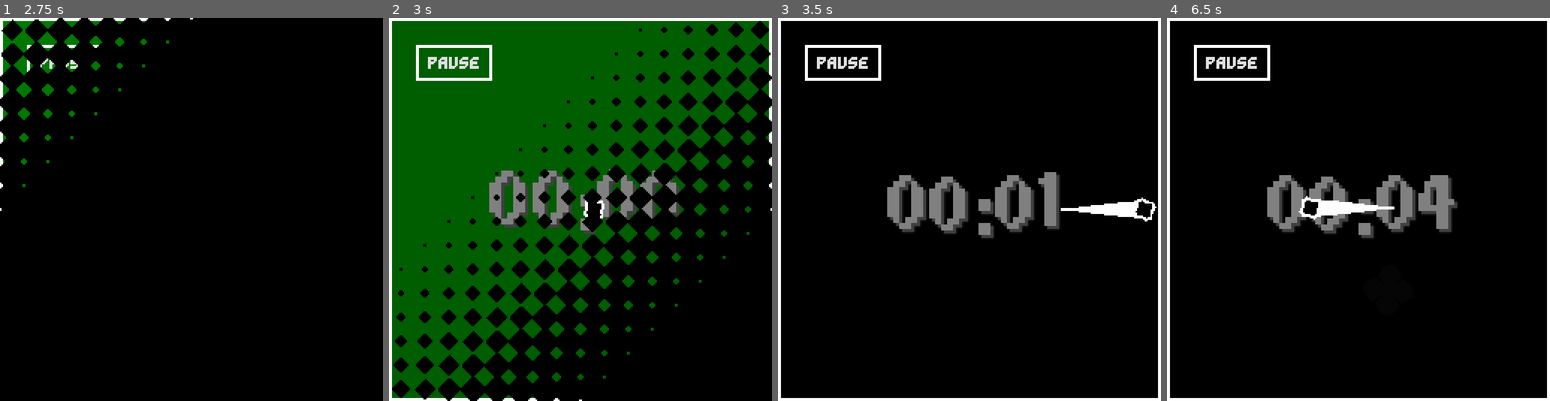
Above: before the commit, frames 1-4 (left to right).
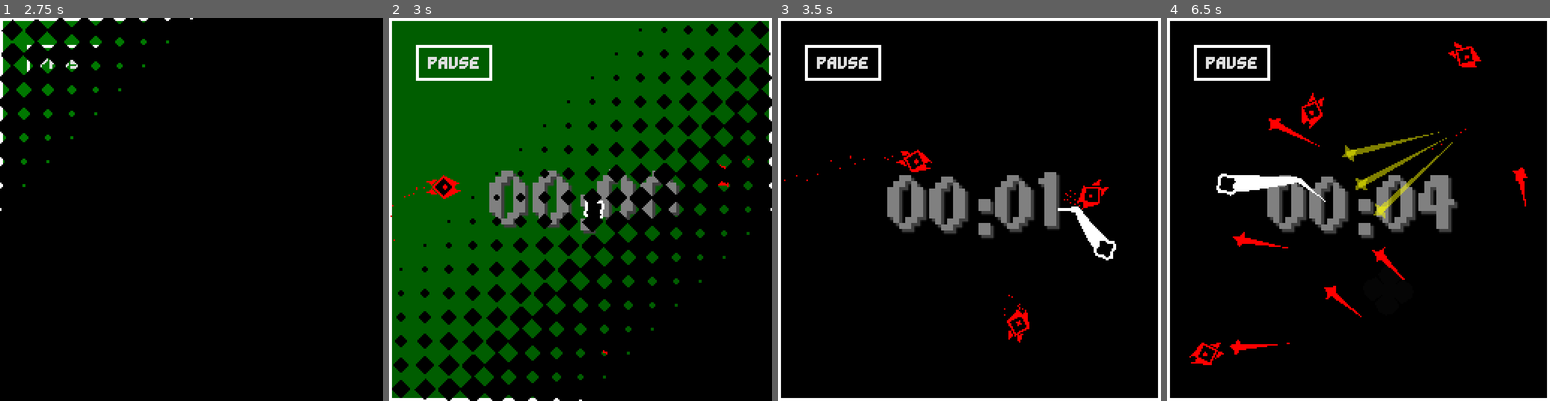
Above: after the commit, the same moments.

Repository: Ayabee527/mini-jam-155-wind
Game: Godot game, scene res://main_menu/main_menu.tscn
Same seed, same stepped clock (60 frames per second), same inputs: the game is played once before the commit and once after it.
Inputs (mouse positions are in pixels of both pictures, inside the frame that each line leads up to):
- Up to frame 1 (2.75 s): click "PLAY" at 0.5 s; click (275, 159) at 1.25 s; click "PLAY" at 2 s
- Up to frame 2 (3 s): tap Enter at 2.75 s; move the mouse to (664, 190) at 2.77 s; hold D (move_right) from 2.78 s (still down); tap Backspace at 2.85 s; click (664, 190) at 2.92 s
- Up to frame 3 (3.5 s): keep holding D (move_right)
- Up to frame 4 (6.5 s): release D (move_right) at 3.5 s; drag from (1281, 228) to (1316, 316) at 3.52 s; move the mouse to (1396, 125) at 4.27 s; hold D (move_right) 4.28-5 s; tap F at 4.35 s; drag from (1339, 286) to (1496, 209) at 5.02 s; move the mouse to (1473, 266) at 5.77 s; hold A (move_left) from 5.78 s (still down); tap Z at 5.85 s

Frame 1 is identical in both runs. In frame 2, 0.4% of the frame differs, in the area x 0-95%, y 36-88%; in frame 3, 1.6%; in frame 4, 3.7%, in the area x 5-95%, y 6-91%.

Commit message:
goober enemy

Diff:
--- a/game/bullet_hell/bullethell.tscn
+++ b/game/bullet_hell/bullethell.tscn
@@ -11,7 +11,9 @@
 [ext_resource type="AudioStream" uid="uid://dw54f4giu733f" path="res://assets/music/eye-of-the-hurricane.ogg" id="7_65o8f"]
 [ext_resource type="PackedScene" uid="uid://dukoklh1ovyrc" path="res://bullet_hell/goal/bullet_hell_goal.tscn" id="7_an886"]
 [ext_resource type="Script" path="res://endless/pause_menu/pause_menu.gd" id="8_rci5j"]
+[ext_resource type="Script" path="res://bullet_hell/enemy_handler.gd" id="9_xsndm"]
 [ext_resource type="PackedScene" uid="uid://cmamu5udwoaqb" path="res://main_menu/options/options_menu.tscn" id="10_28kbx"]
+[ext_resource type="PackedScene" uid="uid://5ey5xirm8gah" path="res://bullet_hell/enemies/goober/goober.tscn" id="14_n1jtj"]
 
 [sub_resource type="StyleBoxFlat" id="StyleBoxFlat_banhl"]
 bg_color = Color(0, 0, 0, 1)
@@ -308,6 +310,18 @@
 [node name="Player" parent="." instance=ExtResource("5_rso7v")]
 position = Vector2(128, 128)
 friction = 10.0
+
+[node name="EnemyHandler" type="Node2D" parent="."]
+script = ExtResource("9_xsndm")
+
+[node name="Goober" parent="EnemyHandler" instance=ExtResource("14_n1jtj")]
+position = Vector2(313, 83)
+
+[node name="Goober2" parent="EnemyHandler" instance=ExtResource("14_n1jtj")]
+position = Vector2(-59, 132)
+
+[node name="Goober3" parent="EnemyHandler" instance=ExtResource("14_n1jtj")]
+position = Vector2(128, 285)
 
 [node name="WindMomma" type="Node2D" parent="." groups=["wind_momma"]]
 script = ExtResource("6_doykb")
--- /dev/null
+++ b/game/bullet_hell/enemies/goober/goober.gd
@@ -0,0 +1,11 @@
+class_name GooberEnemy
+extends RigidBody2D
+
+@export var bullet_spawner: Marker2D
+@export var bullet_charge: GPUParticles2D
+@export var thruster: GPUParticles2D
+
+var player: Player
+
+func _ready() -> void:
+	player = get_tree().get_first_node_in_group("player")
--- /dev/null
+++ b/game/bullet_hell/enemies/goober/goober.tscn
@@ -0,0 +1,152 @@
+[gd_scene load_steps=18 format=3 uid="uid://5ey5xirm8gah"]
+
+[ext_resource type="Script" path="res://bullet_hell/enemies/goober/goober.gd" id="1_3o1gh"]
+[ext_resource type="Script" path="res://components/states/state_machine.gd" id="2_85xb7"]
+[ext_resource type="Texture2D" uid="uid://dmmadcrn8ay1x" path="res://assets/textures/circle-filled.png" id="2_g3k4c"]
+[ext_resource type="Script" path="res://bullet_hell/enemies/goober/states/approach.gd" id="3_cjir6"]
+[ext_resource type="Script" path="res://bullet_hell/enemies/goober/states/charge_up.gd" id="4_t3a6m"]
+[ext_resource type="Script" path="res://bullet_hell/enemies/goober/states/fire.gd" id="5_ymon6"]
+[ext_resource type="AudioStream" uid="uid://cj22thlejgkgk" path="res://assets/sounds/saw-bounce.wav" id="6_qm7nk"]
+
+[sub_resource type="PhysicsMaterial" id="PhysicsMaterial_vwrpc"]
+rough = true
+bounce = 1.0
+
+[sub_resource type="AudioStreamRandomizer" id="AudioStreamRandomizer_518vd"]
+random_pitch = 1.25
+random_volume_offset_db = 2.5
+streams_count = 1
+stream_0/stream = ExtResource("6_qm7nk")
+stream_0/weight = 1.0
+
+[sub_resource type="Curve" id="Curve_7yros"]
+_data = [Vector2(0, 1), 0.0, 0.0, 0, 0, Vector2(1, 0), 0.0, 0.0, 0, 0]
+point_count = 2
+
+[sub_resource type="CurveTexture" id="CurveTexture_p45wa"]
+curve = SubResource("Curve_7yros")
+
+[sub_resource type="ParticleProcessMaterial" id="ParticleProcessMaterial_6k2ns"]
+particle_flag_disable_z = true
+emission_shape = 1
+emission_sphere_radius = 2.0
+spread = 0.0
+initial_velocity_max = 50.0
+gravity = Vector3(0, 0, 0)
+scale_min = 0.01
+scale_max = 0.05
+scale_curve = SubResource("CurveTexture_p45wa")
+
+[sub_resource type="Curve" id="Curve_kuxwl"]
+_data = [Vector2(0, 1), 0.0, 0.0, 0, 0, Vector2(1, 0), 0.0, 0.0, 0, 0]
+point_count = 2
+
+[sub_resource type="CurveTexture" id="CurveTexture_vqqk3"]
+curve = SubResource("Curve_kuxwl")
+
+[sub_resource type="ParticleProcessMaterial" id="ParticleProcessMaterial_6yxfn"]
+particle_flag_disable_z = true
+direction = Vector3(-1, 0, 0)
+spread = 15.0
+initial_velocity_min = 25.0
+initial_velocity_max = 100.0
+gravity = Vector3(0, 0, 0)
+scale_min = 0.01
+scale_max = 0.05
+scale_curve = SubResource("CurveTexture_vqqk3")
+
+[sub_resource type="RectangleShape2D" id="RectangleShape2D_7g8jo"]
+size = Vector2(24, 16)
+
+[sub_resource type="RectangleShape2D" id="RectangleShape2D_cmpf4"]
+size = Vector2(24, 16)
+
+[node name="Goober" type="RigidBody2D" node_paths=PackedStringArray("bullet_spawner", "bullet_charge", "thruster")]
+collision_layer = 16
+physics_material_override = SubResource("PhysicsMaterial_vwrpc")
+gravity_scale = 0.0
+max_contacts_reported = 4
+contact_monitor = true
+script = ExtResource("1_3o1gh")
+bullet_spawner = NodePath("BulletSpawner")
+bullet_charge = NodePath("BulletSpawner/Charge")
+thruster = NodePath("Tail/Thruster")
+
+[node name="StateMachine" type="Node" parent="." node_paths=PackedStringArray("initial_state")]
+script = ExtResource("2_85xb7")
+initial_state = NodePath("Approach")
+
+[node name="Approach" type="Node" parent="StateMachine"]
+script = ExtResource("3_cjir6")
+
+[node name="ChargeUp" type="Node" parent="StateMachine" node_paths=PackedStringArray("charge_timer")]
+script = ExtResource("4_t3a6m")
+charge_timer = NodePath("ChargeTimer")
+
+[node name="ChargeTimer" type="Timer" parent="StateMachine/ChargeUp"]
+wait_time = 2.0
+one_shot = true
+
+[node name="Fire" type="Node" parent="StateMachine" node_paths=PackedStringArray("stun_timer", "fire_sound")]
+script = ExtResource("5_ymon6")
+stun_timer = NodePath("StunTimer")
+fire_sound = NodePath("FireSound")
+
+[node name="StunTimer" type="Timer" parent="StateMachine/Fire"]
+wait_time = 4.0
+one_shot = true
+
+[node name="FireSound" type="AudioStreamPlayer" parent="StateMachine/Fire"]
+stream = SubResource("AudioStreamRandomizer_518vd")
+bus = &"sfx"
+
+[node name="Shape" type="Polygon2D" parent="."]
+modulate = Color(1, 0, 0, 1)
+polygon = PackedVector2Array(0, -8, -8, 0, 0, 8, 12, 2, 9, 2, 7, 0, 9, -2, 12, -2)
+
+[node name="Fill" type="Polygon2D" parent="Shape"]
+color = Color(0, 0, 0, 1)
+polygon = PackedVector2Array(0, -6, -6, 0, 0, 6, 6, 0)
+
+[node name="Pupil" type="Polygon2D" parent="Shape/Fill"]
+polygon = PackedVector2Array(1, -2, -1, 0, 1, 2, 3, 0)
+
+[node name="Fin1" type="Polygon2D" parent="Shape"]
+polygon = PackedVector2Array(-8, 1, -12, 4, -4, 5)
+
+[node name="Fin2" type="Polygon2D" parent="Shape"]
+polygon = PackedVector2Array(-8, -1, -12, -4, -4, -5)
+
+[node name="BulletSpawner" type="Marker2D" parent="."]
+position = Vector2(10, 0)
+
+[node name="Charge" type="GPUParticles2D" parent="BulletSpawner"]
+modulate = Color(1, 0, 0, 1)
+emitting = false
+amount = 50
+process_material = SubResource("ParticleProcessMaterial_6k2ns")
+texture = ExtResource("2_g3k4c")
+
+[node name="Tail" type="Marker2D" parent="."]
+position = Vector2(-9, 0)
+
+[node name="Thruster" type="GPUParticles2D" parent="Tail"]
+modulate = Color(1, 0, 0, 1)
+emitting = false
+amount = 50
+process_material = SubResource("ParticleProcessMaterial_6yxfn")
+texture = ExtResource("2_g3k4c")
+
+[node name="CollisionShape2D" type="CollisionShape2D" parent="."]
+shape = SubResource("RectangleShape2D_7g8jo")
+
+[node name="Owie" type="Area2D" parent="."]
+collision_layer = 4
+collision_mask = 2
+
+[node name="CollisionShape2D" type="CollisionShape2D" parent="Owie"]
+shape = SubResource("RectangleShape2D_cmpf4")
+
+[connection signal="body_exited" from="." to="StateMachine/Fire" method="_on_goober_body_exited"]
+[connection signal="timeout" from="StateMachine/ChargeUp/ChargeTimer" to="StateMachine/ChargeUp" method="_on_charge_timer_timeout"]
+[connection signal="timeout" from="StateMachine/Fire/StunTimer" to="StateMachine/Fire" method="_on_stun_timer_timeout"]
--- /dev/null
+++ b/game/bullet_hell/enemies/goober/states/approach.gd
@@ -0,0 +1,30 @@
+extends GooberEnemyState
+
+@export var approach_speed: float = 150.0
+
+func enter(_msg:={}) -> void:
+	enemy.thruster.emitting = true
+
+func physics_update(delta: float) -> void:
+	var player_pos := enemy.player.global_position
+	var new_transform := enemy.transform.looking_at(player_pos)
+	enemy.transform = enemy.transform.interpolate_with(
+		new_transform, 5.0 * delta
+	)
+
+	var dist_to_player := enemy.global_position.distance_to(
+		player_pos
+	)
+
+	if dist_to_player > 96.0:
+		#var dir_to_player := enemy.global_position.direction_to(
+			#player_pos
+		#)
+		enemy.apply_central_force(
+			Vector2.from_angle(enemy.global_rotation) * approach_speed
+		)
+	else:
+		state_machine.transition_to("ChargeUp")
+
+func exit() -> void:
+	enemy.thruster.emitting = false
--- /dev/null
+++ b/game/bullet_hell/enemies/goober/states/charge_up.gd
@@ -0,0 +1,24 @@
+extends GooberEnemyState
+
+@export var charge_timer: Timer
+
+func enter(_msg:={}) -> void:
+	enemy.bullet_charge.emitting = true
+	charge_timer.start()
+
+func physics_update(delta: float) -> void:
+	var player_pos := enemy.player.global_position
+	var new_transform := enemy.transform.looking_at(player_pos)
+	enemy.transform = enemy.transform.interpolate_with(
+		new_transform, 2.5 * delta
+	)
+
+	enemy.apply_central_force(
+		enemy.linear_velocity.rotated(PI) * 3.0
+	)
+
+func exit() -> void:
+	enemy.bullet_charge.emitting = false
+
+func _on_charge_timer_timeout() -> void:
+	state_machine.transition_to("Fire")
--- /dev/null
+++ b/game/bullet_hell/enemies/goober/states/fire.gd
@@ -0,0 +1,49 @@
+extends GooberEnemyState
+
+const BULLET = preload("res://goal/hazards/bullet/bullet.tscn")
+
+@export var fire_speed: float = 300.0
+
+@export var stun_timer: Timer
+@export var fire_sound: AudioStreamPlayer
+
+func enter(_msg:={}) -> void:
+	fire()
+
+func fire() -> void:
+	var bullet = BULLET.instantiate()
+	bullet.global_position = enemy.bullet_spawner.global_position
+	bullet.apply_central_impulse(
+		Vector2.from_angle(enemy.global_rotation) * fire_speed
+	)
+	get_tree().current_scene.add_child(bullet)
+
+	var side_angle: float = deg_to_rad(15.0)
+	var sides: int = 2
+	for i: int in range(sides):
+		var offset_ang = -side_angle + (2.0 * side_angle * i)
+		var side_bullet = BULLET.instantiate()
+		side_bullet.global_position = enemy.bullet_spawner.global_position
+		side_bullet.apply_central_impulse(
+			Vector2.from_angle(enemy.global_rotation + offset_ang) * fire_speed
+		)
+		get_tree().current_scene.add_child(side_bullet)
+	fire_sound.play()
+
+	enemy.apply_central_impulse(
+		Vector2.from_angle(enemy.global_rotation).rotated(PI) * fire_speed
+	)
+	enemy.angular_velocity = 0.0
+	stun_timer.start()
+
+
+func _on_goober_body_exited(body: Node) -> void:
+	if is_active:
+		enemy.angular_velocity = 0.0
+		enemy.look_at(
+			enemy.global_position + enemy.linear_velocity.normalized().rotated(PI)
+		)
+
+
+func _on_stun_timer_timeout() -> void:
+	state_machine.transition_to("Approach")
--- /dev/null
+++ b/game/bullet_hell/enemies/goober/states/goober_state.gd
@@ -0,0 +1,9 @@
+class_name GooberEnemyState
+extends State
+
+var enemy: GooberEnemy
+
+func _ready() -> void:
+	await owner.ready
+	enemy = owner as GooberEnemy
+	await(enemy != null)
--- /dev/null
+++ b/game/bullet_hell/enemy_handler.gd
@@ -0,0 +1 @@
+extends Node2D
--- /dev/null
+++ b/game/components/states/state.gd
@@ -0,0 +1,21 @@
+class_name State
+extends Node
+
+var state_machine: StateMachine = null
+
+var is_active: bool = false
+
+func handle_input(_event: InputEvent) -> void:
+	pass
+
+func enter(_msg := {}) -> void:
+	pass
+
+func update(_delta: float) -> void:
+	pass
+
+func physics_update(_delta: float) -> void:
+	pass
+
+func exit() -> void:
+	pass
--- /dev/null
+++ b/game/components/states/state_machine.gd
@@ -0,0 +1,36 @@
+class_name StateMachine
+extends Node
+
+signal transitioned(state_name: String)
+
+@export var initial_state: State
+
+@onready var state: State = initial_state
+
+func _ready() -> void:
+	await owner.ready
+
+	for child in get_children():
+		child.state_machine = self
+	state.enter()
+	state.is_active = true
+
+func _unhandled_input(event: InputEvent) -> void:
+	state.handle_input(event)
+
+func _process(delta: float) -> void:
+	state.update(delta)
+
+func _physics_process(delta: float) -> void:
+	state.physics_update(delta)
+
+func transition_to(target_state_name: String, msg: Dictionary = {}) -> void:
+	if not has_node(target_state_name):
+		return
+
+	state.exit()
+	state.is_active = false
+	state = get_node(target_state_name)
+	state.enter(msg)
+	state.is_active = true
+	emit_signal("transitioned", state.name)
--- a/game/goal/hazards/barrier/barrier.tscn
+++ b/game/goal/hazards/barrier/barrier.tscn
@@ -94,7 +94,6 @@
 polygon = PackedVector2Array(0, 3, 2, 4, 0, 8, -2, 4)
 
 [node name="Trail" parent="." instance=ExtResource("2_usrfo")]
-gradient = null
 
 [node name="ExplodeParticles" type="GPUParticles2D" parent="."]
 emitting = false
--- a/game/goal/hazards/bullet/bullet.tscn
+++ b/game/goal/hazards/bullet/bullet.tscn
@@ -65,7 +65,6 @@
 [node name="Trail" parent="." instance=ExtResource("2_dwsrf")]
 modulate = Color(1, 0, 0, 1)
 width = 4.0
-gradient = null
 
 [node name="Shape" type="Polygon2D" parent="."]
 color = Color(1, 0, 0, 1)
--- a/game/player/player.tscn
+++ b/game/player/player.tscn
@@ -80,7 +80,6 @@
 
 [node name="Trail" parent="." instance=ExtResource("3_1tkx3")]
 width = 12.0
-gradient = null
 
 [node name="Shape" type="Polygon2D" parent="."]
 polygon = PackedVector2Array(-7, -4, -4, -7, 0, -6, 4, -7, 7, -4, 6, 0, 7, 4, 4, 7, 0, 6, -4, 7, -7, 4, -6, 0)
Not shown: 1 places in game/bullet_hell/bullethell.tscn that only renumber resources
